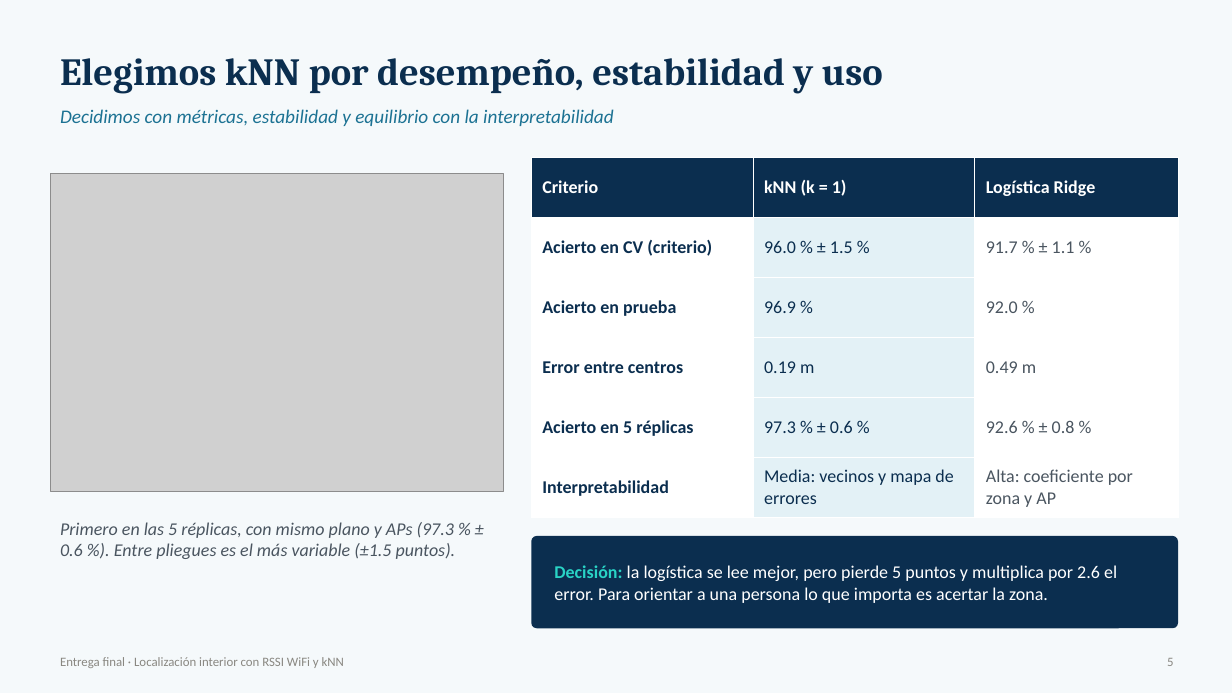
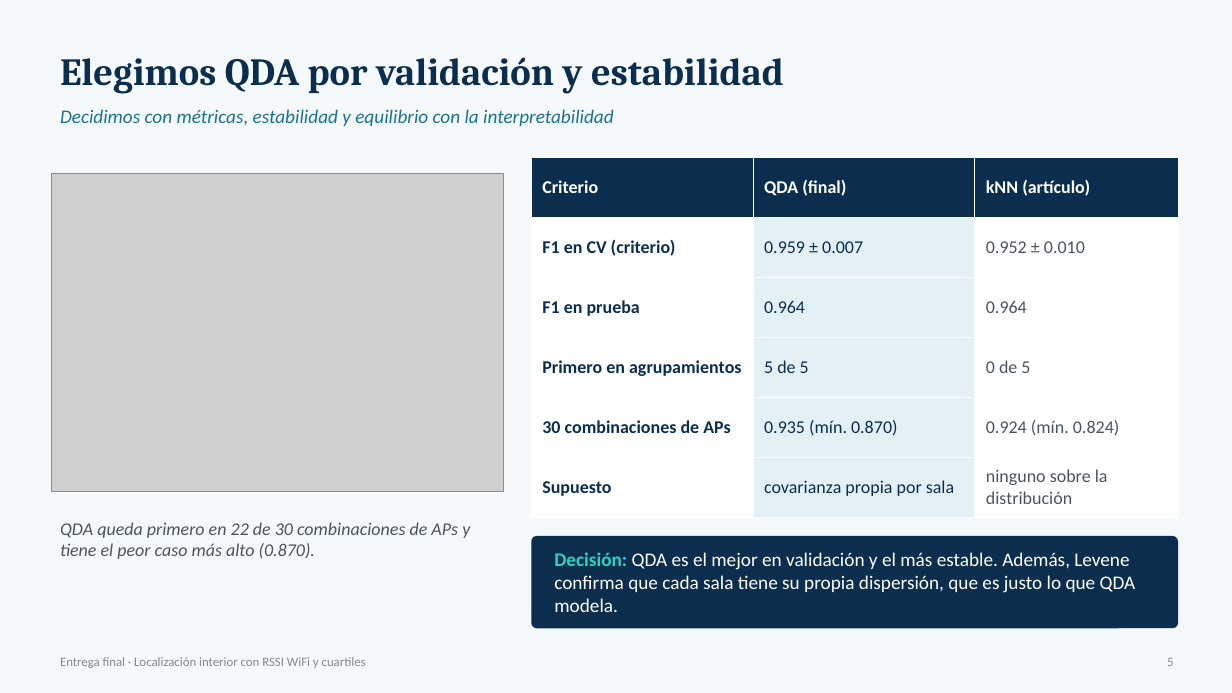
Before and after one commit to danielo2858-spec/ml1-localizacion-qaknn, a slide deck: slide 5 of Entrega_Final_Presentacion.pptx. Drawn at 1232x693 pixels with LibreOffice and Linux fonts; fonts in the diff are those of the drawing; grey boxes stand for pictures. Boxes give left, top, right and bottom in pixels: in the first picture for what was removed or moved away, otherwise in the second. Text is boxed around its words. In the diff, an @@ line names an element or a change of style, - is before the commit and + after.

```diff
--- a/Entrega_Final_Presentacion.pptx
+++ b/Entrega_Final_Presentacion.pptx
@@ text at [60,57,784,94]: text changed @@
-Elegimos kNN por desempeño, estabilidad y uso
+Elegimos QDA por validación y estabilidad
@@ table at [531,157,1178,518] @@
-row 1, column 2: kNN (k = 1)
+row 1, column 2: QDA (final)
-row 1, column 3: Logística Ridge
+row 1, column 3: kNN (artículo)
-row 2: Acierto en CV (criterio) | 96.0 % ± 1.5 % | 91.7 % ± 1.1 %
+row 2: F1 en CV (criterio) | 0.959 ± 0.007 | 0.952 ± 0.010
-row 3: Acierto en prueba | 96.9 % | 92.0 %
+row 3: F1 en prueba | 0.964 | 0.964
-row 4: Error entre centros | 0.19 m | 0.49 m
+row 4: Primero en agrupamientos | 5 de 5 | 0 de 5
-row 5: Acierto en 5 réplicas | 97.3 % ± 0.6 % | 92.6 % ± 0.8 %
+row 5: 30 combinaciones de APs | 0.935 (mín. 0.870) | 0.924 (mín. 0.824)
-row 6: Interpretabilidad | Media: vecinos y mapa de errores | Alta: coeficiente por zona y AP
+row 6: Supuesto | covarianza propia por sala | ninguno sobre la distribución
@@ text at [60,522,470,559]: text changed @@
-Primero en las 5 réplicas, con mismo plano y APs (97.3 % ± 0.6 %). Entre pliegues es el más variable (±1.5 puntos).
+QDA queda primero en 22 de 30 combinaciones de APs y tiene el peor caso más alto (0.870).
@@ text at [554,552,1136,612]: text changed; size 14 to 15 pt @@
-Decisión: la logística se lee mejor, pero pierde 5 puntos y multiplica por 2.6 el error. Para orientar a una persona lo que importa es acertar la zona.
+Decisión: QDA es el mejor en validación y el más estable. Además, Levene confirma que cada sala tiene su propia dispersión, que es justo lo que QDA modela.
@@ text at [60,657,366,668]: text changed @@
-Entrega final · Localización interior con RSSI WiFi y kNN
+Entrega final · Localización interior con RSSI WiFi y cuartiles
```
Also in this commit, not shown: 10 other slides changed, 1 slide added, 3 slides removed, 15 other files.
